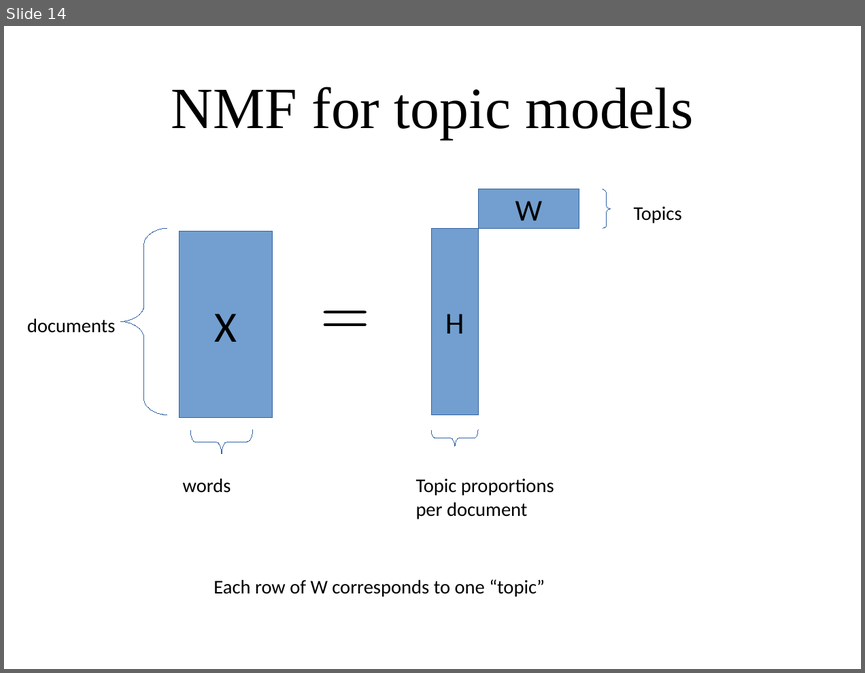
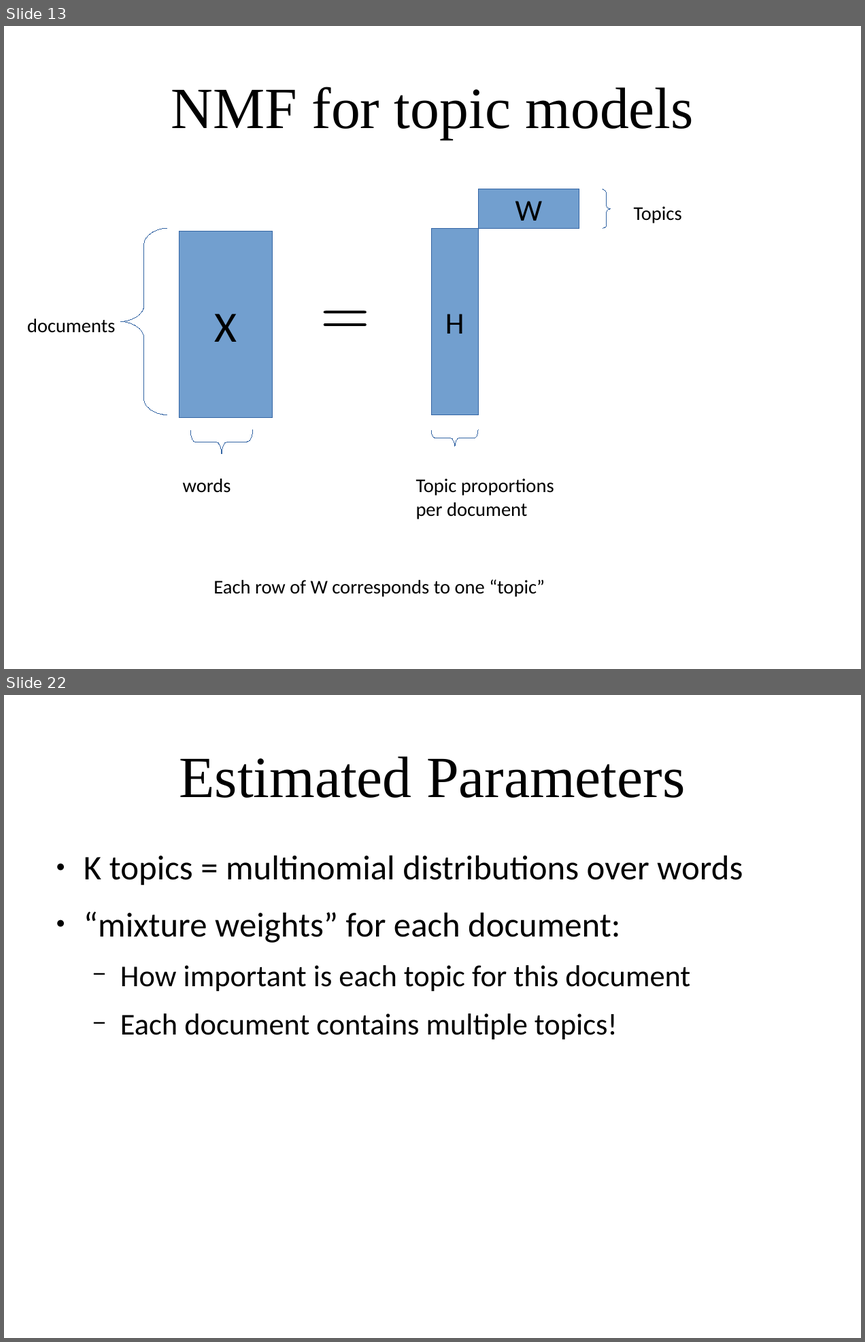
Before and after one commit to amueller/applied_ml_spring_2017, a slide deck: slides/aml-20-040517.odp. Shown one above the other, each under a label of ours: slide 14 before the commit, slides 13 and 22 after it; the slides between them are not shown. The pictures are 865x673 and 865x1342 pixels, drawn with LibreOffice and Linux fonts; fonts in the diff are those of the drawing. Boxes give left, top, right and bottom in pixels: in the first picture for what was removed or moved away, otherwise in the second. Text is boxed around its words. In the diff, an @@ line names an element or a change of style, - is before the commit and + after.

```diff
--- a/slides/aml-20-040517.odp
+++ b/slides/aml-20-040517.odp
@@ slide 22 added at [4,695,861,1338], background #FFFFFF @@
@@ title added at [179,756,685,798], 54 pt, text #000000 @@
+Estimated Parameters
@@ text added at [84,855,742,1040], 32 pt, text #000000 @@
+● K topics = multinomial distributions over words
+● “mixture weights” for each document:
+  − How important is each topic for this document
+  − Each document contains multiple topics!
@@ what was slide 14 is now slide 13 @@
```
Also in this commit, not shown: 2 slides changed, 14 other slides added, 1 slide removed, 1 other file.
